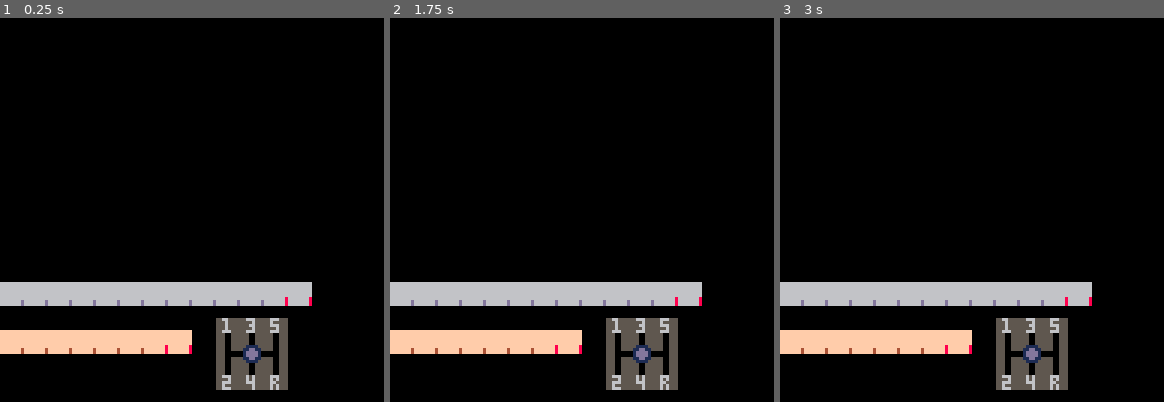
Above: before the commit, frames 1-3 (left to right).
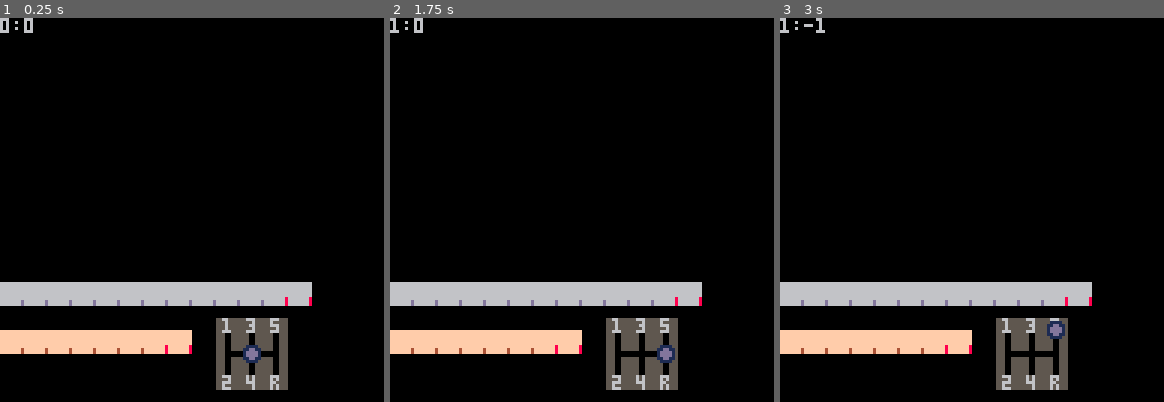
Above: after the commit, the same moments.

Repository: VedVid/PICOdrag
Game: PICO-8 cartridge picodrag.p8
Two runs of this game, one before a commit and one after it. Both use one fixed random seed, a clock stepped at 60 frames per second and the inputs below.
Inputs:
- Up to frame 1 (0.25 s): no input
- Up to frame 2 (1.75 s): hold Right from 1.6 s (still down)
- Up to frame 3 (3 s): release Right at 2.1 s; hold Up 2.15-2.42 s; hold Right from 2.47 s (still down)

The runs differ from the first frame. In frame 1, 0.2% of the frame differs, in the area x 0-9%, y 0-4%; in frame 2, 0.5%, in the area x 0-75%, y 0-90%; in frame 3, 0.5%.

Commit message:
Gearbox movement added

Diff:
--- a/picodrag.p8
+++ b/picodrag.p8
@@ -8,11 +8,17 @@
 end
 
 function _update()
+ handle_keys()
 end
 
 function _draw()
  cls()
  draw_ui(ui)
+ if ui.gearbox.current_gear then
+  print(ui.gearbox.current_gear[1]..":"..ui.gearbox.current_gear[2])
+ else
+  print("no")
+ end
 end
 -->8
 -- creation of ui elements
@@ -24,7 +30,7 @@
  ui.tachometer =
   create_tachometer(0, 104)
  ui.gearbox =
-  create_gearbox(72, 100)
+  create_gearbox(80, 108)
  return ui
 end
 
@@ -50,15 +56,35 @@
 
 function create_gearbox(x, y)
  local gearbox = {}
+ -- the center of the gearbox
  gearbox.x = x
  gearbox.y = y
+
  gearbox.back = {}
  gearbox.back.sprites = {
   5,6,7,21,22,23,37,38,39}
+
  gearbox.handle = {}
- gearbox.handle.x = gearbox.x+8
- gearbox.handle.y = gearbox.y+8
+ gearbox.handle.x = gearbox.x
+ gearbox.handle.y = gearbox.y
  gearbox.handle.sprite = 9
+
+ gearbox.gears = {}
+ gearbox.gears.zero_middle =
+  {0,0}
+ gearbox.gears.zero_left =
+  {-1,0}
+ gearbox.gears.zero_right =
+  {1,0}
+ gearbox.gears.one = {-1,-1}
+ gearbox.gears.two = {-1,1}
+ gearbox.gears.three = {0,-1}
+ gearbox.gears.four = {0,1}
+ gearbox.gears.five = {1,-1}
+ gearbox.gears.reverse = {1,1}
+
+ gearbox.current_gear =
+  gearbox.gears.zero_middle
  return gearbox
 end
 -->8
@@ -83,35 +109,118 @@
  end
 
  spr(ui.gearbox.back.sprites[1],
+  ui.gearbox.x-8,
+  ui.gearbox.y-8)
+ spr(ui.gearbox.back.sprites[2],
+  ui.gearbox.x,
+  ui.gearbox.y-8)
+ spr(ui.gearbox.back.sprites[3],
+  ui.gearbox.x+8,
+  ui.gearbox.y-8)
+ spr(ui.gearbox.back.sprites[4],
+  ui.gearbox.x-8,
+  ui.gearbox.y)
+ spr(ui.gearbox.back.sprites[5],
   ui.gearbox.x,
   ui.gearbox.y)
- spr(ui.gearbox.back.sprites[2],
+ spr(ui.gearbox.back.sprites[6],
   ui.gearbox.x+8,
   ui.gearbox.y)
- spr(ui.gearbox.back.sprites[3],
-  ui.gearbox.x+16,
-  ui.gearbox.y)
- spr(ui.gearbox.back.sprites[4],
+ spr(ui.gearbox.back.sprites[7],
+  ui.gearbox.x-8,
+  ui.gearbox.y+8)
+ spr(ui.gearbox.back.sprites[8],
   ui.gearbox.x,
   ui.gearbox.y+8)
- spr(ui.gearbox.back.sprites[5],
+ spr(ui.gearbox.back.sprites[9],
   ui.gearbox.x+8,
   ui.gearbox.y+8)
- spr(ui.gearbox.back.sprites[6],
-  ui.gearbox.x+16,
-  ui.gearbox.y+8)
- spr(ui.gearbox.back.sprites[7],
-  ui.gearbox.x,
-  ui.gearbox.y+16)
- spr(ui.gearbox.back.sprites[8],
-  ui.gearbox.x+8,
-  ui.gearbox.y+16)
- spr(ui.gearbox.back.sprites[9],
-  ui.gearbox.x+16,
-  ui.gearbox.y+16)
  spr(ui.gearbox.handle.sprite,
   ui.gearbox.handle.x,
   ui.gearbox.handle.y)
+end
+
+-->8
+-- handling keys
+
+function handle_keys()
+ -- left:  0
+ -- right: 1
+ -- up:    2
+ -- down:  3
+ -- 🅾️:    4
+ -- ❎:    5
+ local cgear = ui.gearbox.current_gear
+ local ngear = nil
+ local dir = {0,0}
+
+ if btnp(0) then
+  dir = {-1,0}
+  if cgear ==
+   ui.gearbox.gears.zero_middle then
+   ngear = ui.gearbox.gears.zero_left
+  elseif cgear ==
+   ui.gearbox.gears.zero_right then
+   ngear = ui.gearbox.gears.zero_middle
+  end
+ elseif btnp(1) then
+  dir = {1,0}
+  if cgear ==
+   ui.gearbox.gears.zero_left then
+   ngear = ui.gearbox.gears.zero_middle
+  elseif cgear ==
+   ui.gearbox.gears.zero_middle then
+   ngear = ui.gearbox.gears.zero_right
+  end
+ elseif btnp(2) then
+  dir = {0,-1}
+  if cgear ==
+   ui.gearbox.gears.zero_left then
+   ngear = ui.gearbox.gears.one
+  elseif cgear ==
+   ui.gearbox.gears.two then
+   ngear = ui.gearbox.gears.zero_left
+  elseif cgear ==
+   ui.gearbox.gears.zero_middle then
+   ngear = ui.gearbox.gears.three
+  elseif cgear ==
+   ui.gearbox.gears.four then
+   ngear = ui.gearbox.gears.zero_middle
+  elseif cgear ==
+   ui.gearbox.gears.zero_right then
+   ngear = ui.gearbox.gears.five
+  elseif cgear ==
+   ui.gearbox.gears.reverse then
+   ngear = ui.gearbox.gears.zero_right
+  end
+ elseif btnp(3) then
+  dir = {0,1}
+  if cgear ==
+   ui.gearbox.gears.one then
+   ngear = ui.gearbox.gears.zero_left
+  elseif cgear ==
+   ui.gearbox.gears.zero_left then
+   ngear = ui.gearbox.gears.two
+  elseif cgear ==
+   ui.gearbox.gears.three then
+   ngear = ui.gearbox.gears.zero_middle
+  elseif cgear ==
+   ui.gearbox.gears.zero_middle then
+   ngear = ui.gearbox.gears.four
+  elseif cgear ==
+   ui.gearbox.gears.five then
+   ngear = ui.gearbox.gears.zero_right
+  elseif cgear ==
+   ui.gearbox.gears.zero_right then
+   ngear = ui.gearbox.gears.reverse
+  end
+ end
+
+ if ngear then
+  ui.gearbox.current_gear = ngear
+  ui.gearbox.handle.x += 8*dir[1]
+  ui.gearbox.handle.y += 8*dir[2]
+ end
 end
 
 __gfx__
